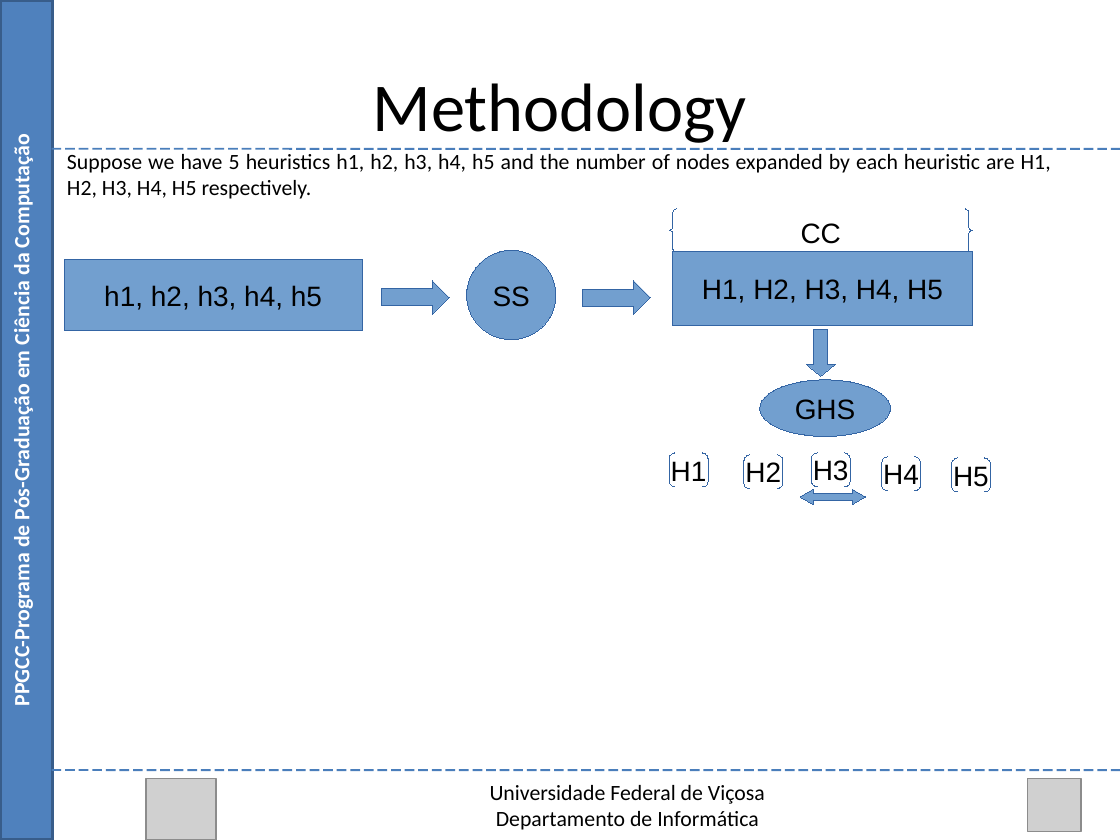
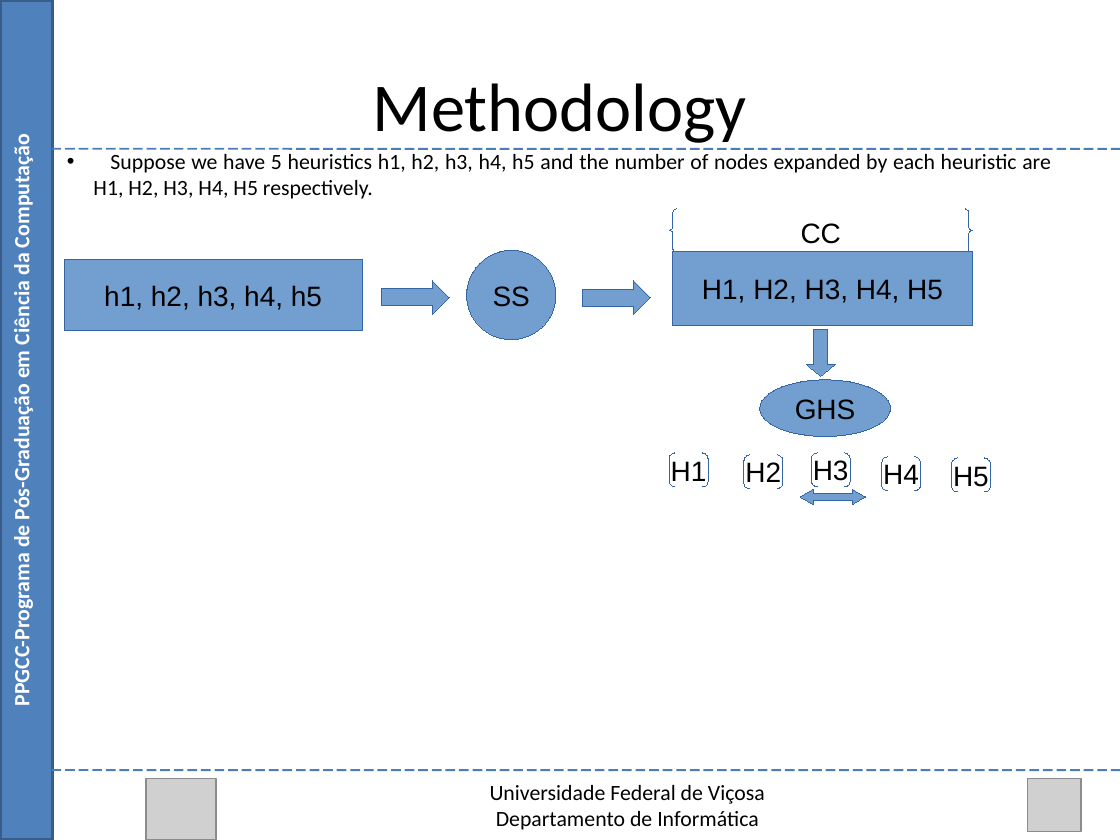
Before and after one commit to Marvinsky/research-marvin, a slide deck: slide 30 of latex/odp/selection heuristics.odp (slide 29 before the commit). Drawn at 1120x840 pixels with LibreOffice and Linux fonts; fonts in the diff are those of the drawing; grey boxes stand for pictures. Boxes give left, top, right and bottom in pixels: in the first picture for what was removed or moved away, otherwise in the second. Text is boxed around its words. In the diff, an @@ line names an element or a change of style, - is before the commit and + after.

```diff
--- a/latex/odp/selection heuristics.odp
+++ b/latex/odp/selection heuristics.odp
@@ text "Suppose we have 5 heuristics ..." at box(93, 154, 1051, 199): bullet none to • @@
```
Also in this commit, not shown: 16 other slides changed, 1 slide added, 1 other file.
